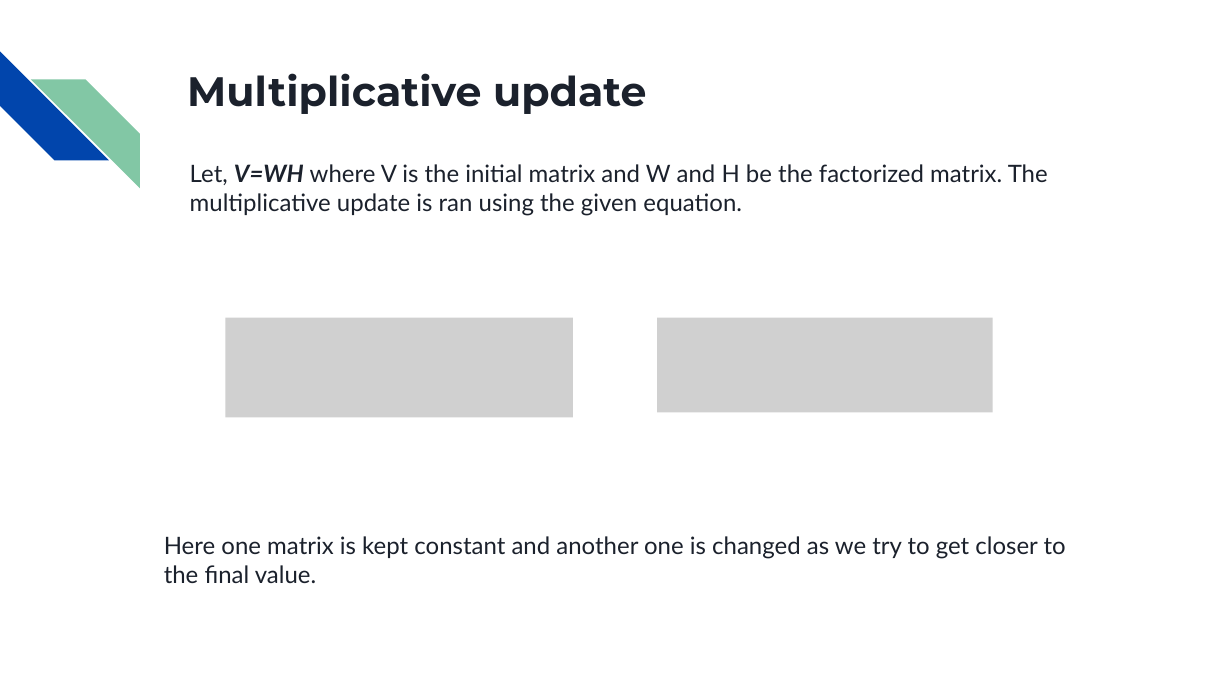
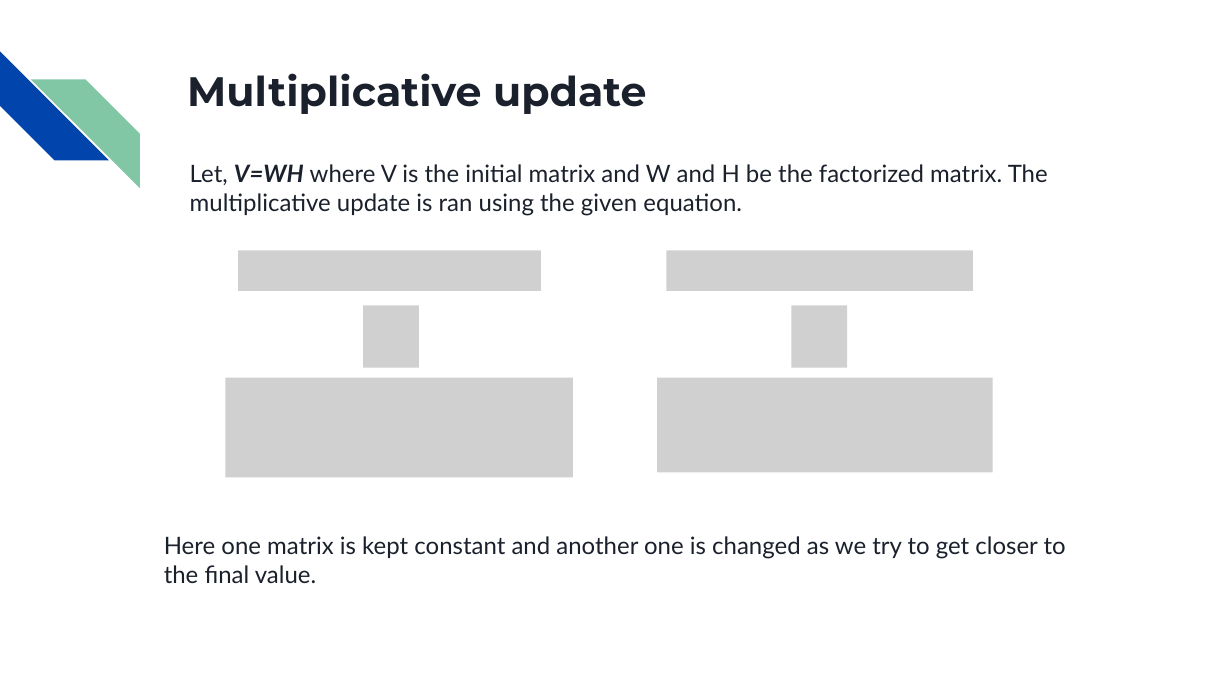
Before and after one commit to AhnafMubashshir/SPL-1, a slide deck: slide 17 of SPL-1 Matrix Factorization (mid presentation).pptx (slide 18 before the commit). Drawn at 1232x693 pixels with LibreOffice and Linux fonts; fonts in the diff are those of the drawing; grey boxes stand for pictures. Boxes give left, top, right and bottom in pixels: in the first picture for what was removed or moved away, otherwise in the second. Text is boxed around its words. In the diff, an @@ line names an element or a change of style, - is before the commit and + after.

```diff
--- a/SPL-1 Matrix Factorization (mid presentation).pptx
+++ b/SPL-1 Matrix Factorization (mid presentation).pptx
@@ picture added at box(238, 250, 541, 291) @@
@@ picture added at box(667, 250, 973, 291) @@
@@ picture added at box(363, 306, 419, 367) @@
@@ picture added at box(791, 306, 846, 367) @@
@@ picture: place and size @@
-picture at box(225, 318, 573, 418)
+picture at box(225, 378, 573, 478)
@@ picture: place and size @@
-picture at box(657, 318, 992, 413)
+picture at box(657, 378, 992, 473)
```
Also in this commit, not shown: 3 other slides changed, 8 slides added, 9 slides removed, 47 other files.
